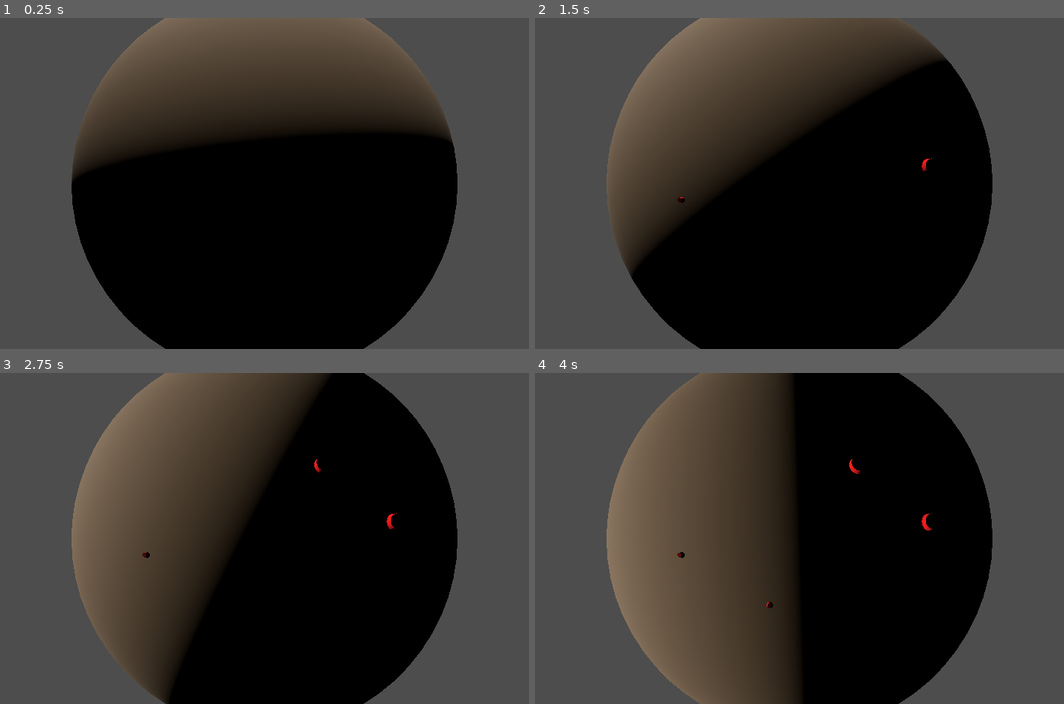
Above: before the commit, frames 1-4 (two rows, left to right).
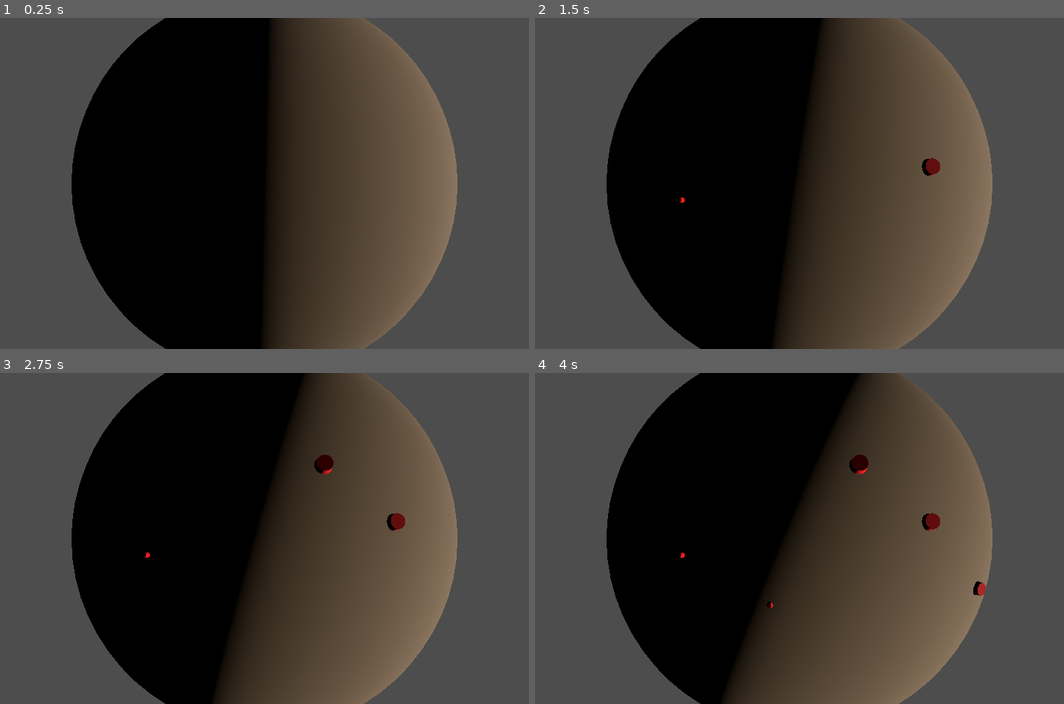
Above: after the commit, the same moments.

Repository: ShadowCurse/gmtk_2024
Game: Godot game, scene res://solar_system.tscn
The game is run twice, just before and just after one commit, with the same random seed, the same clock (stepped at 60 frames per second) and the same inputs.
Inputs (mouse positions are in pixels of both pictures, inside the frame that each line leads up to):
- Up to frame 1 (0.25 s): no input
- Up to frame 2 (1.5 s): move the mouse to (931, 166) at 0.52 s; tap W (place_hub) at 0.6 s; click (931, 166) at 0.67 s; move the mouse to (683, 200) at 1.27 s; tap Q (place_resource) at 1.35 s; click (683, 200) at 1.42 s
- Up to frame 3 (2.75 s): move the mouse to (322, 465) at 2.02 s; tap W (place_hub) at 2.1 s; click (322, 465) at 2.17 s
- Up to frame 4 (4 s): move the mouse to (767, 604) at 2.77 s; tap Q (place_resource) at 2.85 s; click (767, 604) at 2.92 s; move the mouse to (974, 588) at 3.52 s; tap W (place_hub) at 3.6 s; click (974, 588) at 3.67 s

The runs differ from the first frame. In frame 1, 37% of the frame differs, in the area x 13-87%, y 0-100%; in frame 2, 47%; in frame 3, 57%; in frame 4, 56%.

Commit message:
stop rotation around the sun + move planet to the center

Diff:
--- a/solar_system.gd
+++ b/solar_system.gd
@@ -1,11 +1,12 @@
 extends Node3D
 
 @onready var planet = $planet
+@onready var sun = $sun
 @onready var directional_light_3d = $DirectionalLight3D
 
 var planet_distance: float = 1000.0
 var planet_rotation: float = 0.0
-var planet_rotation_speed: float = 0.5
+var planet_rotation_speed: float = 0.0
 
 # Called when the node enters the scene tree for the first time.
 func _ready():
@@ -14,7 +15,7 @@
 
 # Called every frame. 'delta' is the elapsed time since the previous frame.
 func _process(delta):
-	planet_rotation += planet_rotation_speed * delta
-	planet.position = Vector3(sin(planet_rotation) * planet_distance, 0.0, cos(planet_rotation) * planet_distance)
-	directional_light_3d.look_at(planet.global_position)
+	#planet_rotation += planet_rotation_speed * delta
+	#planet.position = Vector3(sin(planet_rotation) * planet_distance, 0.0, cos(planet_rotation) * planet_distance)
+	#directional_light_3d.look_at(planet.global_position)
 	pass
--- a/solar_system.tscn
+++ b/solar_system.tscn
@@ -8,9 +8,10 @@
 script = ExtResource("1_0j8ob")
 
 [node name="sun" parent="." instance=ExtResource("1_2v0qv")]
+transform = Transform3D(1, 0, 0, 0, 1, 0, 0, 0, 1, 2000, 0, 0)
 
 [node name="planet" parent="." instance=ExtResource("2_a8n8s")]
-transform = Transform3D(1, 0, 0, 0, 1, 0, 0, 0, 1, 2000, 0, 0)
+transform = Transform3D(1, 0, 0, 0, 1, 0, 0, 0, 1, 0, 0, 1)
 
 [node name="DirectionalLight3D" type="DirectionalLight3D" parent="."]
-transform = Transform3D(-4.37114e-08, 0, -1, 0, 1, 0, 1, 0, -4.37114e-08, 0, 0, 0)
+transform = Transform3D(-4.37114e-08, 0, 1, 0, 1, 0, -1, 0, -4.37114e-08, 0, 0, 0)
